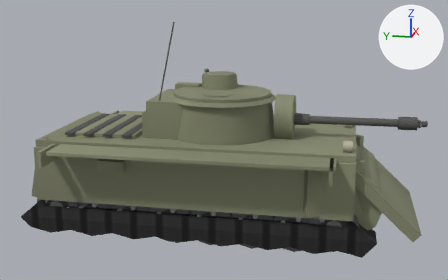
The glTF model client/assets/models/m4-sherman.glb as it was, and as the next commit left it.
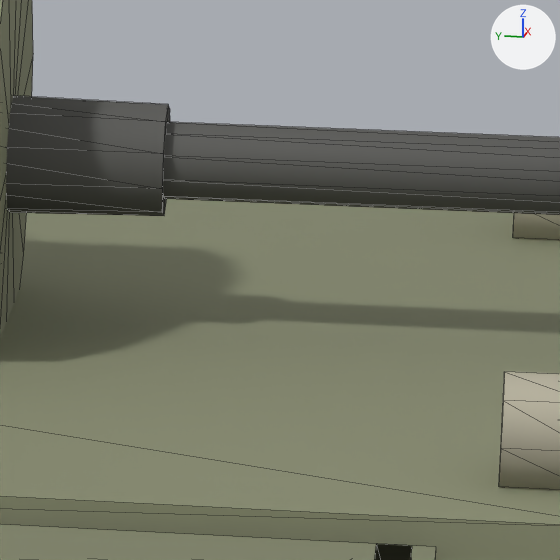
The first picture shows the older version from a 50 mm lens placed at (-11.73, -2.74, 4.71), pointed at (-0.07, -0.41, 1.8). The close-ups show the older and then the newer version on the part from 65% to 78% of the width and 37% to 57% of the height of that picture. Only the edits that show in the close-ups are written down. The lights are fixed; the arrows at upper right show +X, +Y and +Z. The close-ups show mesh edges as thin lines. Where no turn or scale is listed for an object, it has been applied to the vertices. Vertices at exactly the same position are counted once.

Names of what the first close-up shows: 'barrel', 'hullSide', 'hullTop', 'mantlet'.
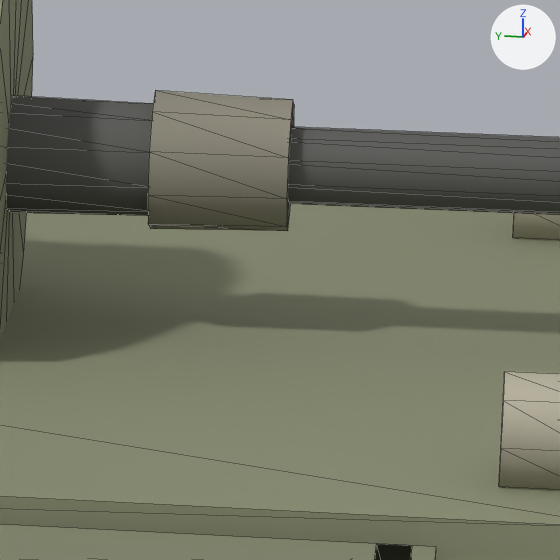
Pixel boxes (x1, y1, x2, y2) of what changed, in the close-ups (560 x 560 px):
'barrel', reshaped
    before: (6, 95, 560, 216)
    after: (6, 90, 560, 231)
part 1 of me_mesh_27, added
    after: (148, 90, 294, 231)

What changed in the scene script:
```text
Change me_mesh_27:
    used by ob_barrel; location = (0.0, -1.55, 2.26)
    remove me_mesh_27.from_pydata(...)  # 96 vertices, 160 faces; spans x -0.12..0.12, y -2.67..0.04, z -0.12..0.12
    add me_mesh_27.from_pydata(...)  # 120 vertices, 200 faces; spans x -0.13..0.13, y -2.67..0.04, z -0.14..0.14
    me_mesh_27 part 1: the loose piece of 24 vertices spanning x -0.11..0.11, y -0.51..0.04, z -0.12..0.12 is copied, and the copy is scaled about its middle by (1.15, 0.473, 1.15), then moved by (0.0, -0.38, 0.0); it spans x -0.13..0.13, y -0.75..-0.49, z -0.14..0.14
```
